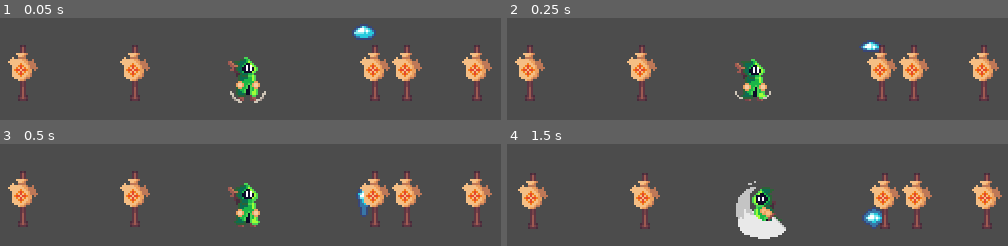
Above: before the commit, frames 1-4 (two rows, left to right).
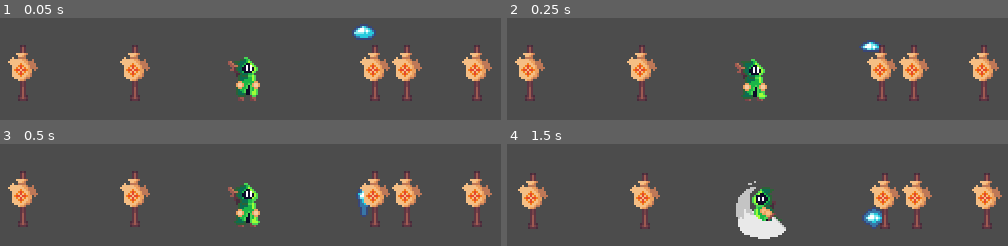
Above: after the commit, the same moments.

Repository: KrzysztofStaron/actionPlatformer
Game: Godot game, scene res://scenes/game.tscn
The game is run twice, just before and just after one commit, with the same random seed, the same clock (stepped at 60 frames per second) and the same inputs.
Inputs (mouse positions are in pixels of both pictures, inside the frame that each line leads up to):
- Up to frame 1 (0.05 s): no input
- Up to frame 2 (0.25 s): no input
- Up to frame 3 (0.5 s): no input
- Up to frame 4 (1.5 s): move the mouse to (outside the picture) at 0.52 s; press the mouse at (outside the picture) at 0.53 s; hold D (move_right) 0.53-1.28 s; tap Space (jump) at 0.77 s; move the mouse to (outside the picture) at 1.27 s; release the mouse at (outside the picture) at 1.28 s; hold A (move_left) from 1.28 s (still down); tap Ctrl (walk) at 1.35 s

The runs differ from the first frame. In frame 1, 0.2% of the frame differs, in the area x 45-54%, y 71-84%; in frame 2, less than 0.1%; in frame 3, nothing differs; in frame 4, nothing differs.

Commit message:
don't summon dust at start

Diff:
--- a/player/player.tscn
+++ b/player/player.tscn
@@ -572,7 +572,6 @@
 script = ExtResource( 2 )
 jumpHeight = -150
 dust = ExtResource( 6 )
-summonDust = true
 
 [node name="Sprite" type="Sprite" parent="."]
 texture = ExtResource( 5 )
